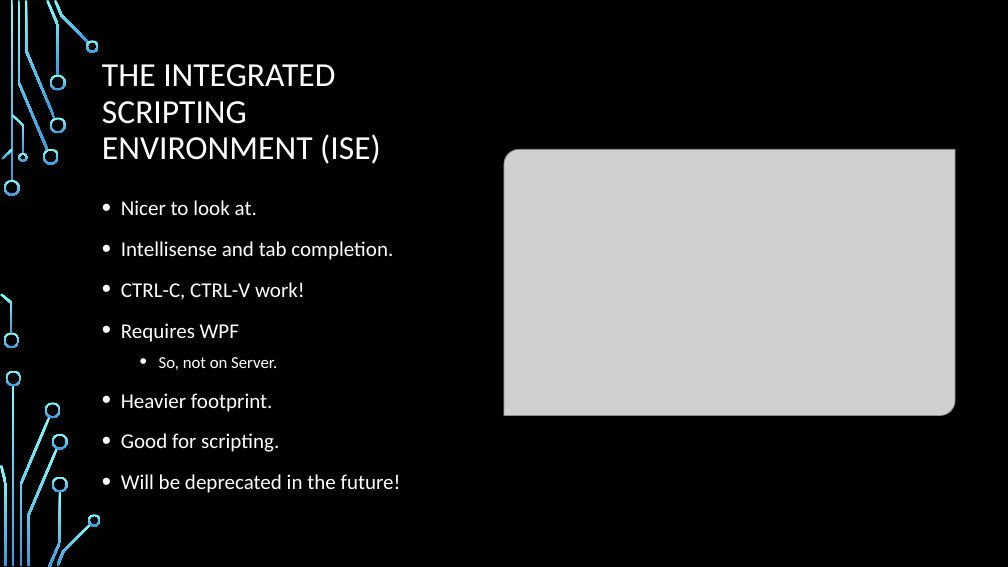
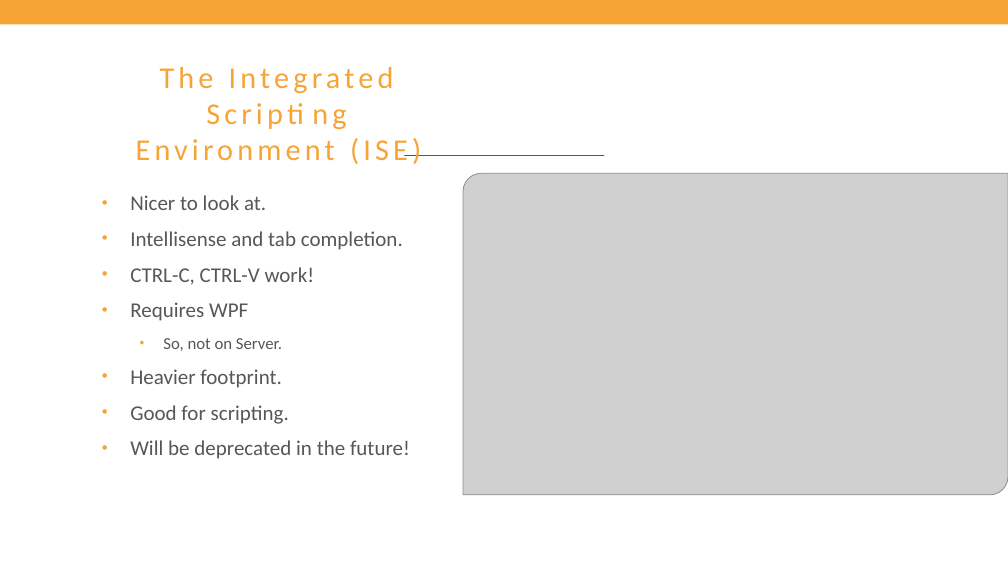
Before and after one commit to Matthias-vdE/Powershell-Course, a slide deck: slide 12 of 2019/Powershell course.pptx. Drawn at 1008x567 pixels with LibreOffice and Linux fonts; fonts in the diff are those of the drawing; grey boxes stand for pictures; background and template pictures are left out. Boxes give left, top, right and bottom in pixels: in the first picture for what was removed or moved away, otherwise in the second. Text is boxed around its words. In the diff, an @@ line names an element or a change of style, - is before the commit and + after.

Commit message:
Applied Axxes style

```diff
--- a/2019/Powershell course.pptx
+++ b/2019/Powershell course.pptx
@@ background picture (left out) to #FFFFFF @@
@@ rectangle removed at bbox=[0, 0, 1008, 567] @@
@@ rectangle added at bbox=[0, 0, 1008, 24], fill #F7A436 @@
@@ title at bbox=[136, 67, 421, 164]: text changed; size 32 to 28.8 pt; text colour #FFFFFF to #F7A436 @@
-THE INTEGRATED SCRIPTING ENVIRONMENT (ISE)
+The Integrated Scripting Environment (ISE)
@@ line added from (405, 156) to (604, 156), #575756 0.75 pt @@
@@ picture: place and size @@
-picture at bbox=[504, 150, 956, 416]
+picture at bbox=[463, 173, 1008, 495]
@@ text "Nicer to look at." at bbox=[130, 195, 410, 459]: text colour #FFFFFF to #575756; indent changed; line spacing 1.2 to 1; more space between paragraphs @@
@@ group removed at bbox=[0, 0, 101, 567]: 24 freeform shapes, 2 rectangles @@
@@ group removed at bbox=[0, 0, 994, 567]: 14 freeform shapes, 3 rectangles @@
```
Also in this commit, not shown: 169 other slides changed.
